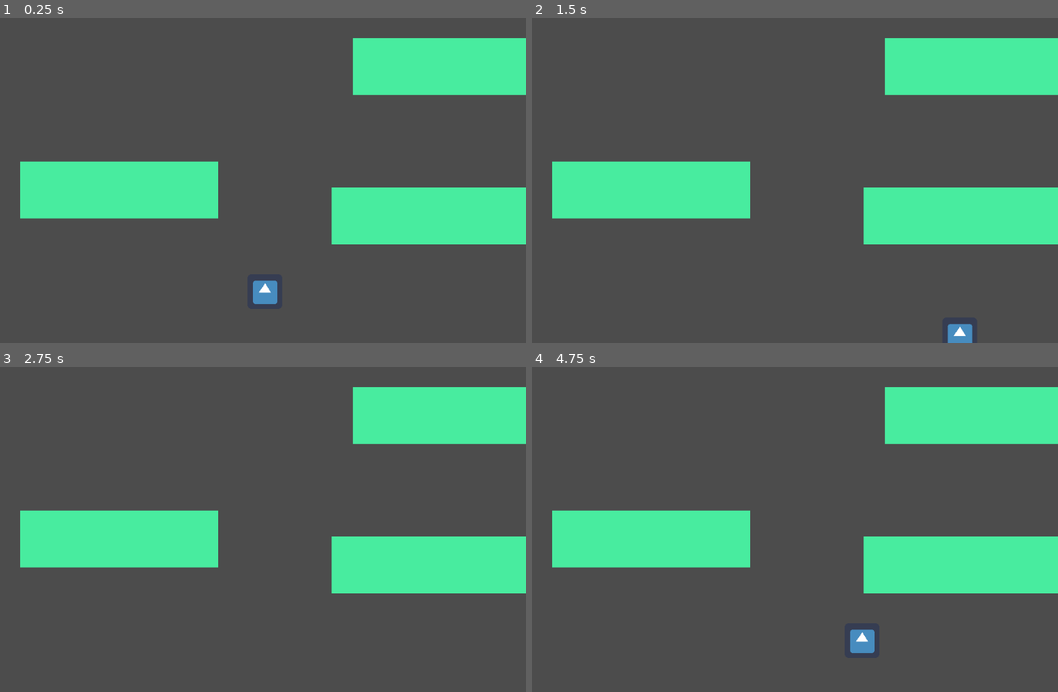
Above: before the commit, frames 1-4 (two rows, left to right).
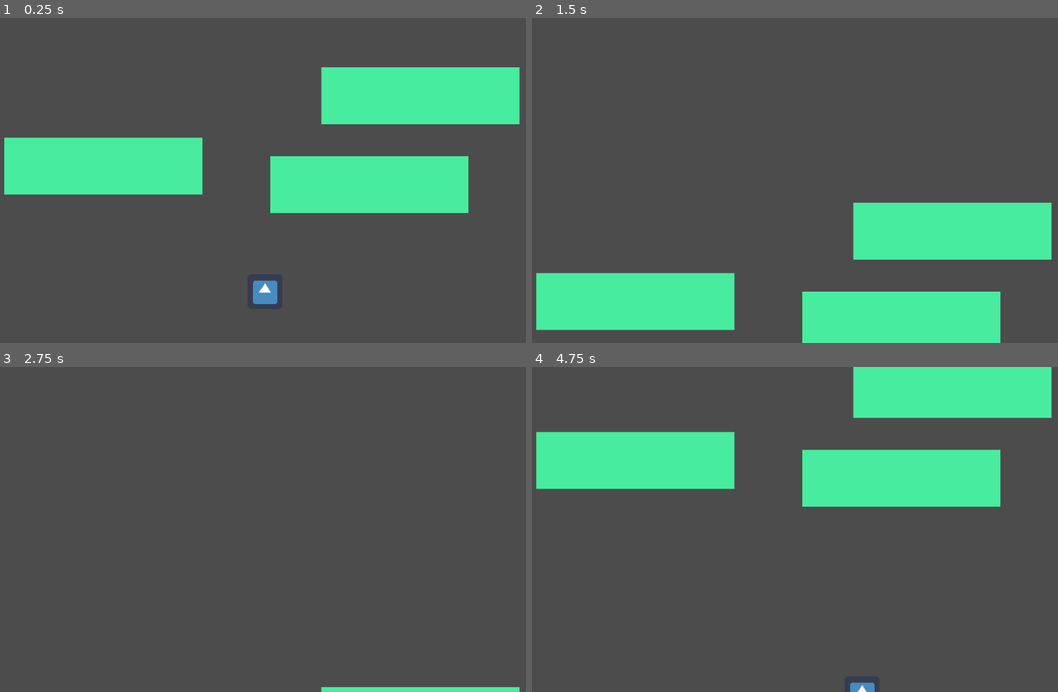
Above: after the commit, the same moments.

Repository: Harrison-Winters/Jet-Pack-Escape
Game: Godot game, scene res://Stage1.tscn
Same seed, same stepped clock (60 frames per second), same inputs: the game is played once before the commit and once after it. The engine's default icon, where the game draws it, is replaced by a stand-in: a white triangle on a blue panel in a dark square.
Inputs:
- Up to frame 1 (0.25 s): no input
- Up to frame 2 (1.5 s): hold Right (ui_right) 0.53-1.28 s; hold Down (ui_down) from 1.28 s (still down)
- Up to frame 3 (2.75 s): release Down (ui_down) at 2.03 s; hold Right (ui_right) from 2.03 s (still down)
- Up to frame 4 (4.75 s): release Right (ui_right) at 2.78 s; hold Up (ui_up) 2.78-3.53 s; tap Enter at 3.5 s; hold Left (ui_left) from 3.53 s (still down)

The runs differ from the first frame. In frame 1, 22% of the frame differs, in the area x 0-100%, y 6-70%; in frame 2, 29%; in frame 3, 19%; in frame 4, 33%, in the area x 0-100%, y 0-100%.

Commit message:
Falling Building Loop and Collision Fix
Made it so that the falling buildings will loop from the top of the screen once they reach the bottom. Also fixed an error where collision wasn't present when standing still

Diff:
--- /dev/null
+++ b/Jetpack Escape/FallingWall1.gd
@@ -0,0 +1,13 @@
+extends StaticBody2D
+
+
+
+func _ready():
+	pass # Replace with function body.
+
+func _process(delta):
+	var velocity = Vector2.DOWN * 200
+	position += velocity * delta
+
+	if position.y > 800:
+		position.y = -200
--- a/Jetpack Escape/PlayerCollisionObject.gd
+++ b/Jetpack Escape/PlayerCollisionObject.gd
@@ -6,22 +6,6 @@
 func _ready():
 	pass # Replace with function body.
 
-
-#func _process(delta):
-#	if Input.is_action_pressed("ui_left"):
-#		move_and_collide()
-#
-#		var velocity = Vector2.LEFT * 400
-#		position += velocity * delta
-#	if Input.is_action_pressed("ui_right"):
-#		var velocity = Vector2.RIGHT * 400
-#		position += velocity * delta
-#	if Input.is_action_pressed("ui_up"):
-#		var velocity = Vector2.UP * 400
-#		position += velocity * delta
-#	if Input.is_action_pressed("ui_down"):
-#		var velocity = Vector2.DOWN * 400
-#		position += velocity * delta
 
 func _physics_process(delta):
 	if Input.is_action_pressed("ui_left"):
@@ -39,4 +23,10 @@
 	if Input.is_action_pressed("ui_down"):
 		var velocity = Vector2.DOWN * 400
 		move_and_collide(velocity * delta)
+
+	if (not Input.is_action_pressed("ui_left")
+		and not Input.is_action_pressed("ui_right")
+		and not Input.is_action_pressed("ui_up")
+		and not Input.is_action_pressed("ui_down")):
+			move_and_collide(Vector2.ZERO)
 #
--- a/Jetpack Escape/Stage1.tscn
+++ b/Jetpack Escape/Stage1.tscn
@@ -1,6 +1,7 @@
-[gd_scene load_steps=6 format=2]
+[gd_scene load_steps=7 format=2]
 
 [ext_resource path="res://icon.png" type="Texture" id=1]
+[ext_resource path="res://FallingWall1.gd" type="Script" id=2]
 [ext_resource path="res://PlayerCollisionObject.gd" type="Script" id=3]
 
 [sub_resource type="RectangleShape2D" id=2]
@@ -27,14 +28,12 @@
 shape = SubResource( 2 )
 
 [node name="WallContainer" type="Node2D" parent="."]
-position = Vector2( 42, 52 )
+position = Vector2( 50, 53 )
 
 [node name="FallingWall1" type="StaticBody2D" parent="WallContainer"]
-position = Vector2( 227, 266 )
+position = Vector2( 190, 171 )
 physics_material_override = SubResource( 3 )
-__meta__ = {
-"_edit_group_": true
-}
+script = ExtResource( 2 )
 
 [node name="ColorRect" type="ColorRect" parent="WallContainer/FallingWall1"]
 margin_left = -177.0
@@ -44,15 +43,13 @@
 color = Color( 0.282353, 0.92549, 0.623529, 1 )
 
 [node name="CollisionShape2D" type="CollisionShape2D" parent="WallContainer/FallingWall1"]
-position = Vector2( 9, -1 )
+position = Vector2( 9, 0 )
 shape = SubResource( 1 )
 
 [node name="FallingWall2" type="StaticBody2D" parent="WallContainer"]
-position = Vector2( 377, 109 )
+position = Vector2( 311, 119 )
 physics_material_override = SubResource( 3 )
-__meta__ = {
-"_edit_group_": true
-}
+script = ExtResource( 2 )
 
 [node name="CollisionShape2D" type="CollisionShape2D" parent="WallContainer/FallingWall2"]
 position = Vector2( 466, -75 )
@@ -60,25 +57,29 @@
 
 [node name="ColorRect" type="ColorRect" parent="WallContainer/FallingWall2"]
 margin_left = 286.0
-margin_top = -124.0
+margin_top = -131.0
 margin_right = 651.0
-margin_bottom = -19.0
+margin_bottom = -26.0
 color = Color( 0.282353, 0.92549, 0.623529, 1 )
+__meta__ = {
+"_edit_use_anchors_": true
+}
 
 [node name="FallingWall3" type="StaticBody2D" parent="WallContainer"]
-position = Vector2( 250, 136 )
+position = Vector2( 692, 239 )
 physics_material_override = SubResource( 3 )
-__meta__ = {
-"_edit_group_": true
-}
+script = ExtResource( 2 )
 
 [node name="CollisionShape2D" type="CollisionShape2D" parent="WallContainer/FallingWall3"]
-position = Vector2( 549, 177 )
+position = Vector2( -7, -31 )
 shape = SubResource( 1 )
 
 [node name="ColorRect" type="ColorRect" parent="WallContainer/FallingWall3"]
-margin_left = 374.0
-margin_top = 125.0
-margin_right = 739.0
-margin_bottom = 230.0
+margin_left = -189.0
+margin_top = -87.0
+margin_right = 176.0
+margin_bottom = 18.0
 color = Color( 0.282353, 0.92549, 0.623529, 1 )
+__meta__ = {
+"_edit_use_anchors_": true
+}
